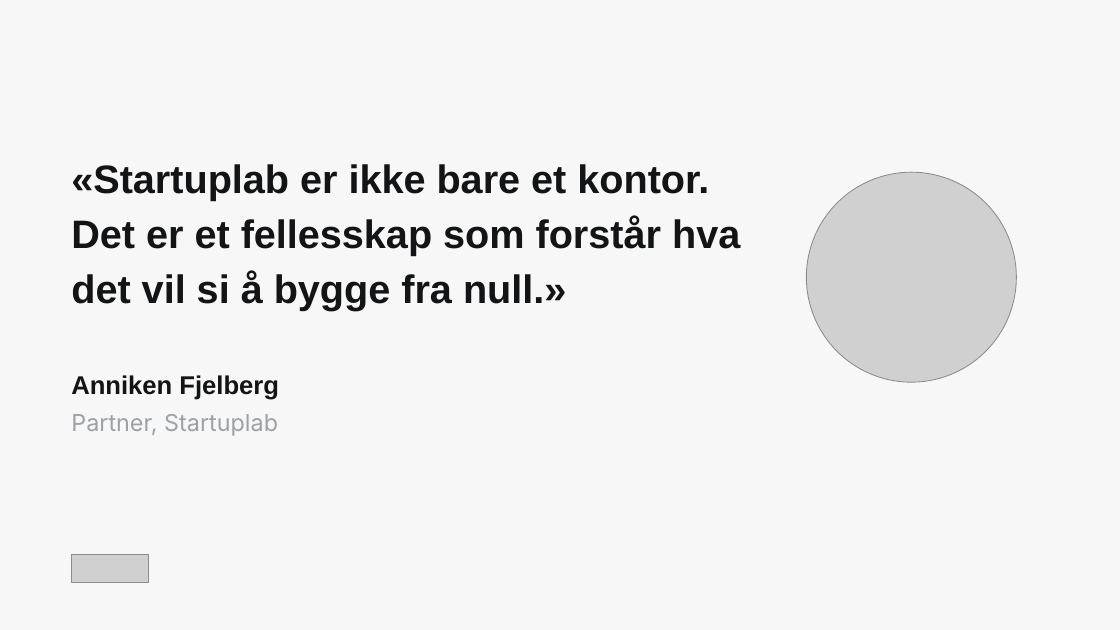
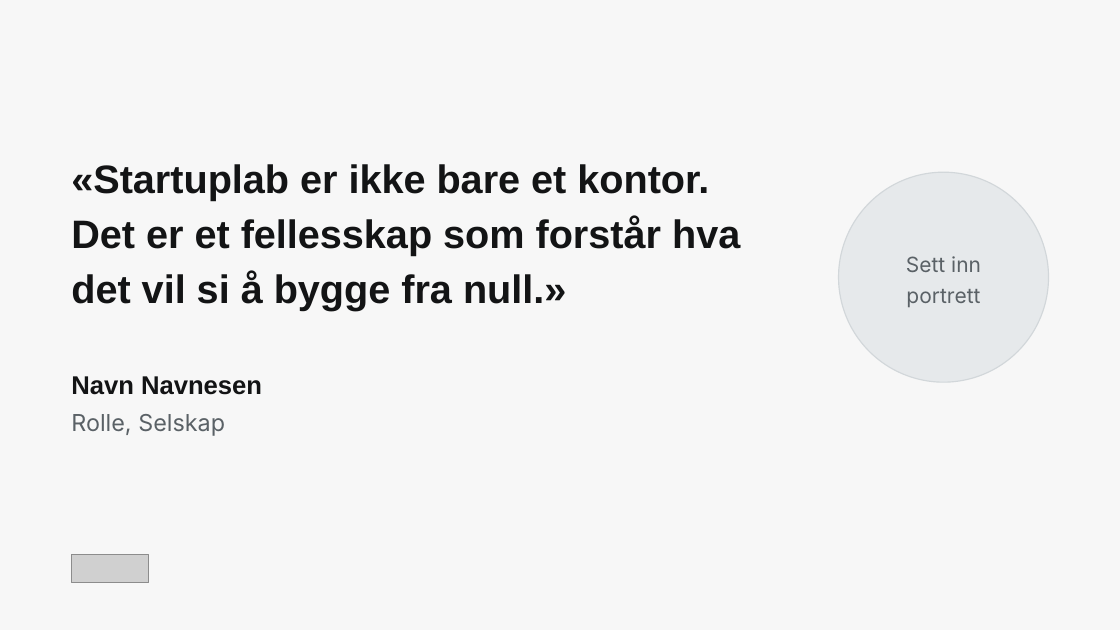
Before and after one commit to christinawiig-ai/startuplab-partner-presentation, a slide deck: slide 11 of pptx-templates/Startuplab-slidemaler.pptx. Drawn at 1120x630 pixels with LibreOffice and Linux fonts; fonts in the diff are those of the drawing; grey boxes stand for pictures. Boxes give left, top, right and bottom in pixels: in the first picture for what was removed or moved away, otherwise in the second. Text is boxed around its words. In the diff, an @@ line names an element or a change of style, - is before the commit and + after.

Commit message:
Rett funn fra uavhengig visuell QA av slidemalene
Viktigst: teamsliden hadde feil etternavn på to virkelige kolleger, og det
ene navnet var en kjent norsk politiker. Navn og roller er nå hentet fra
brain/team-og-roller.md i stedet for gjettet.

Lesbarhet, som er hele poenget når salen sitter langt unna:
- Sekundærteksten brukte samme gråtone på lys og mørk bakgrunn. #9BA1A5 gir
  7:1 mot mørkt, men bare 2,6:1 mot hvitt. Lyse maler har nå egen mørkere
  gråtone.
- De inaktive stegtallene på prosess-sliden lå på 1,5:1 og forsvant på
  projektor. Tre av fire steg var i praksis usynlige.
- Fotnote og rolletekst lå på 16-17pt, under grensen malen selv setter.

Sitatsliden har ikke lenger en navngitt person: et sitat bør komme fra en
partner, og plassholdertekst skal ikke stå under ansiktet til en kollega.

Øvrig: én mørk bakgrunn i hele settet i stedet for tre, programkortene
legges i samme lysstyrke og fargestyrke av prepare-media.py (sløret i sliden
kunne ikke jevne ut et spenn fra 46 til 82), teamraden spenner marg til marg
i stedet for å være sentrert utenfor rasteret, agendaens tittelkolonne
stopper før metakolonnen, og tallrekkens tittel ligger i samme høyde som de
øvrige malene så overskriften ikke hopper når man blar.

```diff
--- a/pptx-templates/Startuplab-slidemaler.pptx
+++ b/pptx-templates/Startuplab-slidemaler.pptx
@@ picture removed at [807, 172, 1017, 382] @@
@@ ellipse added at [839, 172, 1049, 382], fill #E6E9EB, outline #D2D7DA 1 pt @@
@@ text added at [906, 256, 981, 307], 18 pt, text #5A6166 @@
+Sett inn
+portrett
@@ text at [71, 376, 262, 395]: text changed @@
-Anniken Fjelberg
+Navn Navnesen
@@ text at [71, 414, 225, 436]: text changed; text colour #9BA1A5 to #5A6166 @@
-Partner, Startuplab
+Rolle, Selskap
```
Also in this commit, not shown: 14 other slides changed, 11 other files.
